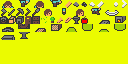
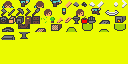
Layers edited between the first and the second 128 × 64 image:
painted on "character_idle.bmp" over [88,16,96,24]
